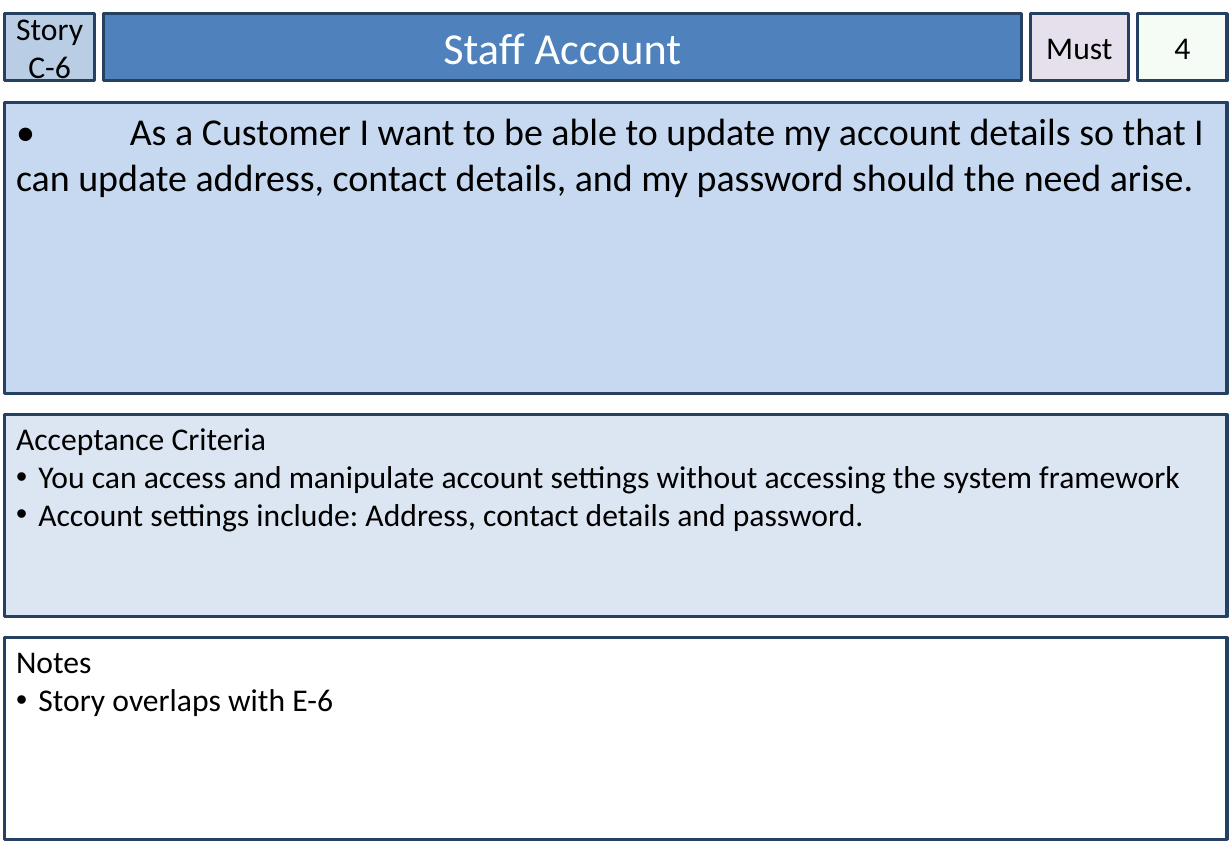
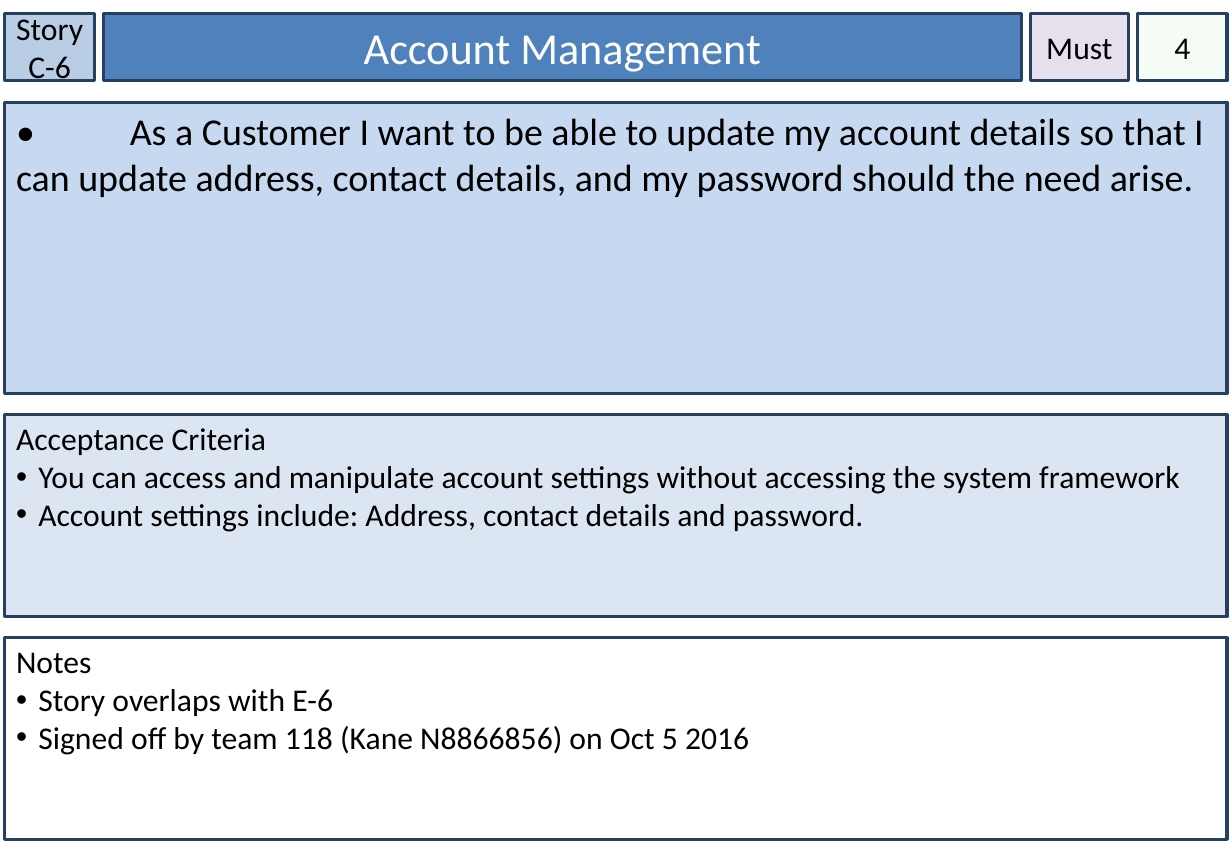
Before and after one commit to victoria-tobin/IFB299, a slide deck: slide 22 of doc/Our story cards.pptx. Drawn at 1232x853 pixels with LibreOffice and Linux fonts; fonts in the diff are those of the drawing. Boxes give left, top, right and bottom in pixels: in the first picture for what was removed or moved away, otherwise in the second. Text is boxed around its words. In the diff, an @@ line names an element or a change of style, - is before the commit and + after.

```diff
--- a/doc/Our story cards.pptx
+++ b/doc/Our story cards.pptx
@@ text in rectangle at [364, 35, 761, 72]: text changed @@
-Staff Account
+Account Management
@@ text in rectangle at [38, 726, 749, 755]: paragraph added @@
+• Signed off by team 118 (Kane N8866856) on Oct 5 2016
```
Also in this commit, not shown: 1 other slide changed.
